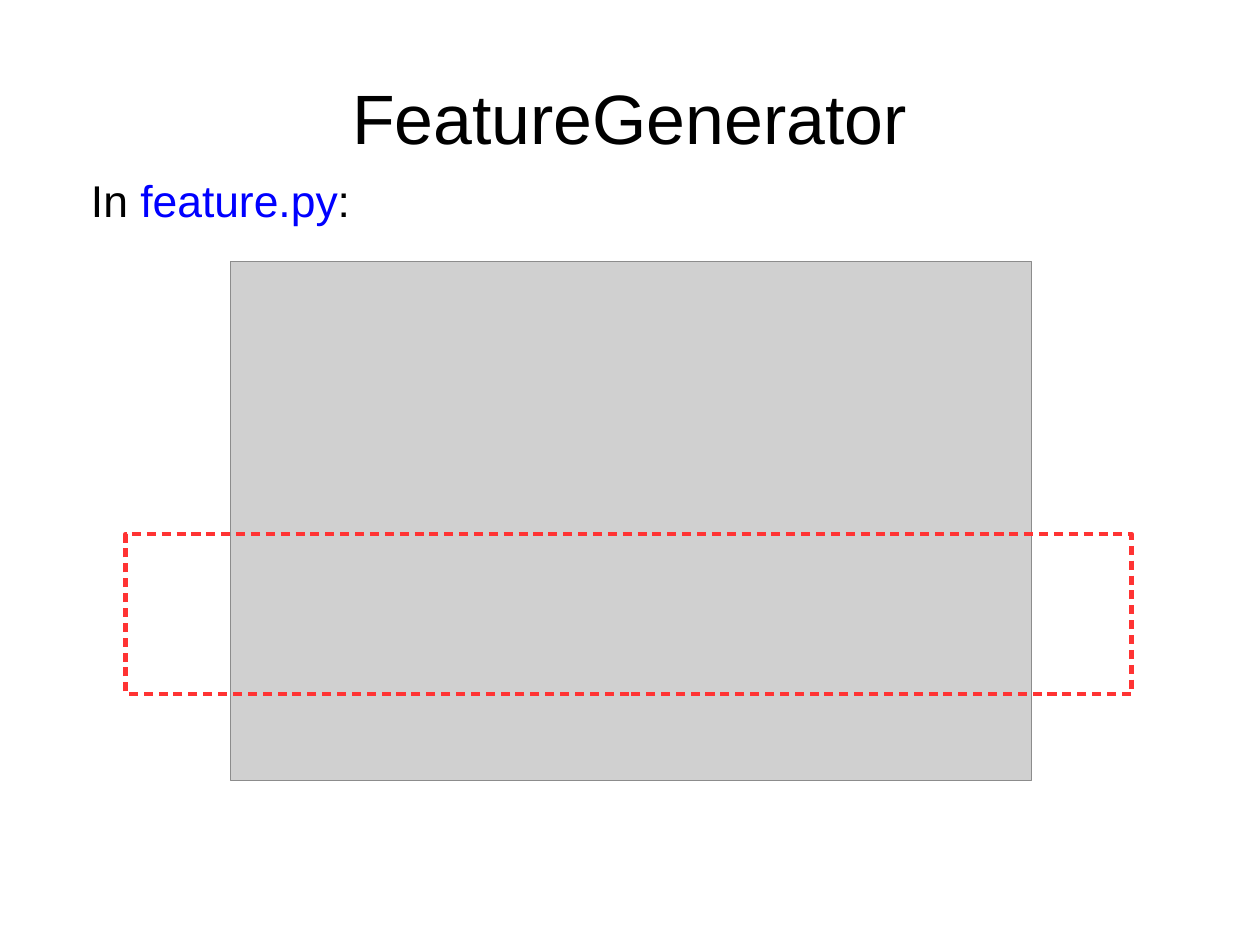
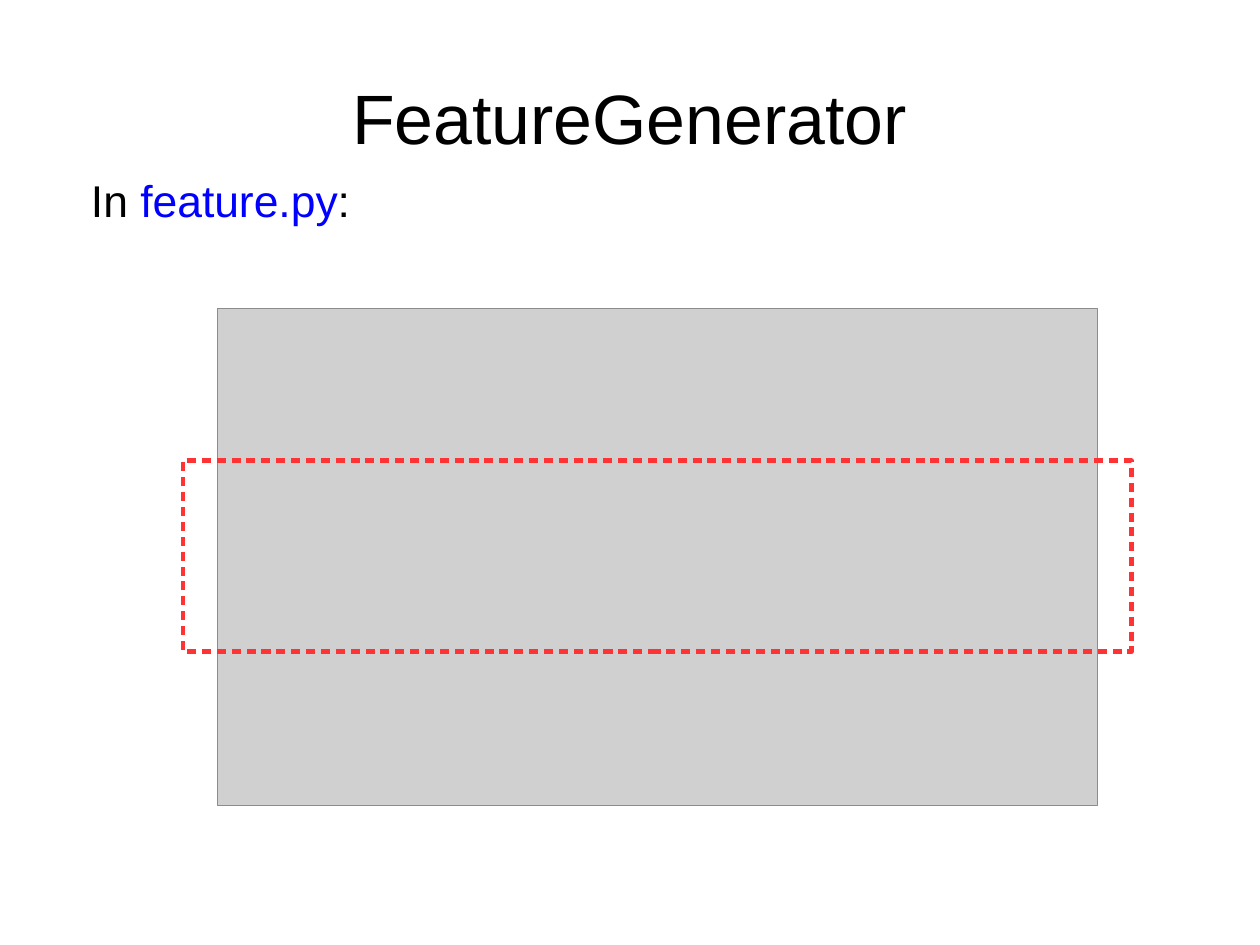
Before and after one commit to jiyfeng/RSTParser, a slide deck: slide 7 of doc/intro.odp. Drawn at 1260x945 pixels with LibreOffice and Linux fonts; fonts in the diff are those of the drawing; grey boxes stand for pictures. Boxes give left, top, right and bottom in pixels: in the first picture for what was removed or moved away, otherwise in the second. Text is boxed around its words. In the diff, an @@ line names an element or a change of style, - is before the commit and + after.

```diff
--- a/doc/intro.odp
+++ b/doc/intro.odp
@@ picture: place and size @@
-picture at bbox=[231, 262, 1032, 781]
+picture at bbox=[217, 309, 1098, 806]
@@ rectangle: place and size @@
-rectangle at bbox=[126, 534, 1132, 694]
+rectangle at bbox=[183, 461, 1132, 652]
```
Also in this commit, not shown: 3 other slides changed, 4 slides added, 3 slides removed, 3 other files.
